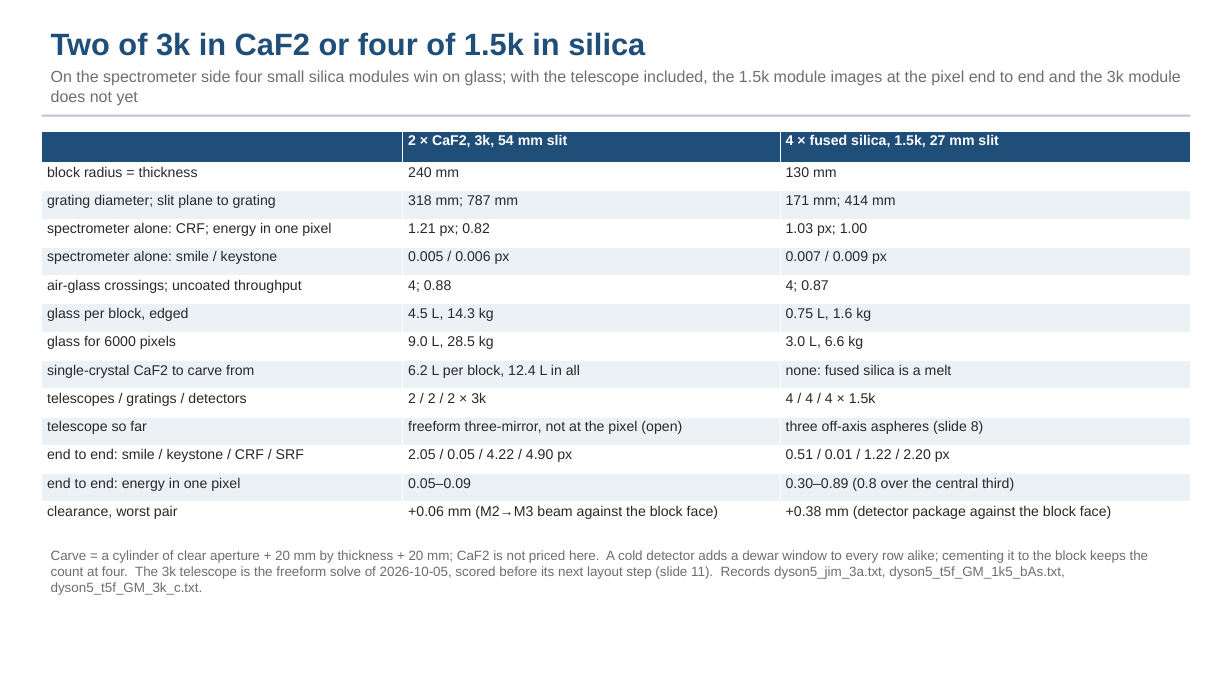
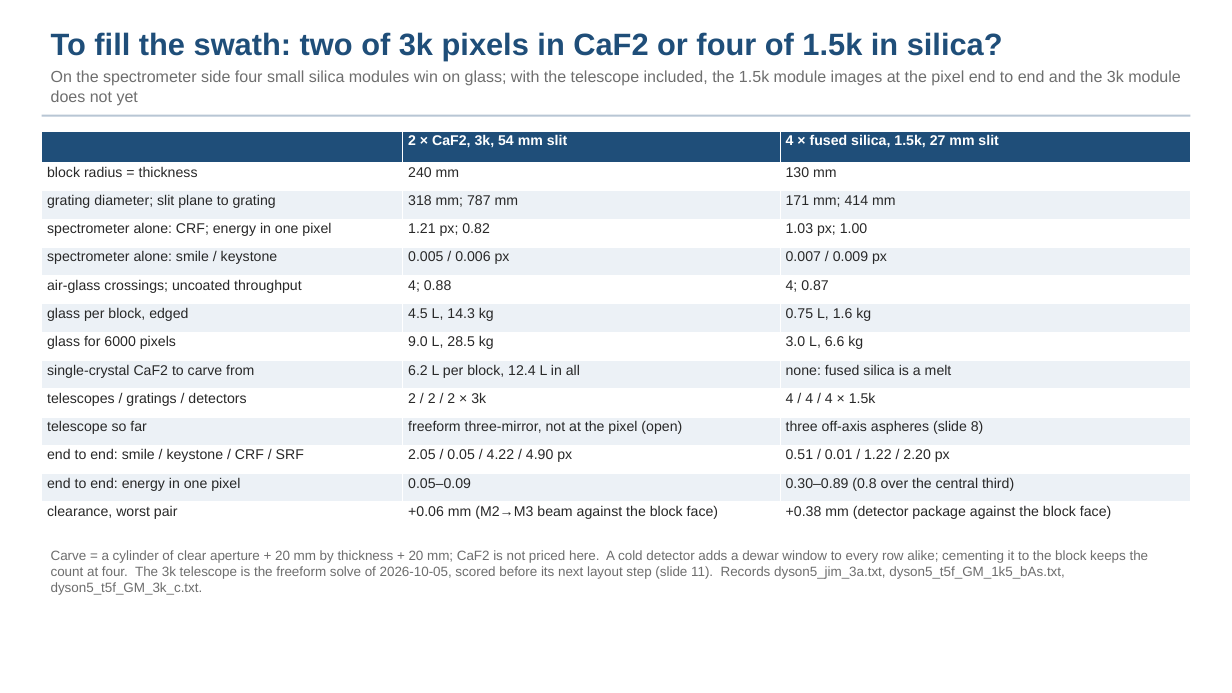
Before and after one commit to nasa-jpl/macos, a slide deck: slide 10 of demo_session/deck_dyson_record.pptx. Drawn at 1232x693 pixels with LibreOffice and Linux fonts; fonts in the diff are those of the drawing. Boxes give left, top, right and bottom in pixels: in the first picture for what was removed or moved away, otherwise in the second. Text is boxed around its words. In the diff, an @@ line names an element or a change of style, - is before the commit and + after.

```diff
--- a/demo_session/deck_dyson_record.pptx
+++ b/demo_session/deck_dyson_record.pptx
@@ text at (x1=51, y1=32, x2=1003, y2=61): text changed @@
-Two of 3k in CaF2 or four of 1.5k in silica
+To fill the swath: two of 3k pixels in CaF2 or four of 1.5k in silica?
```
Also in this commit, not shown: 7 other slides changed, 2 other files.
